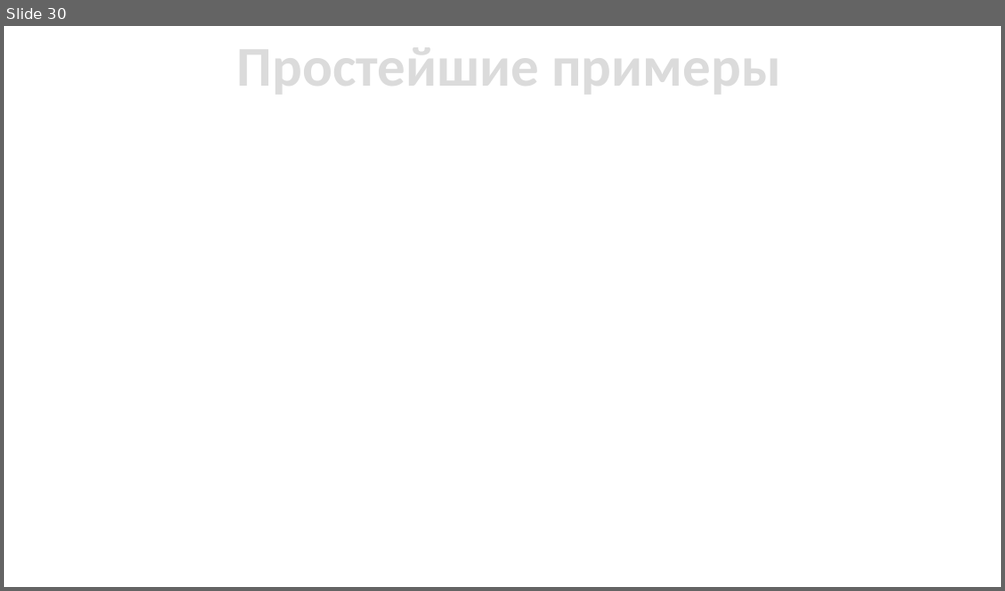
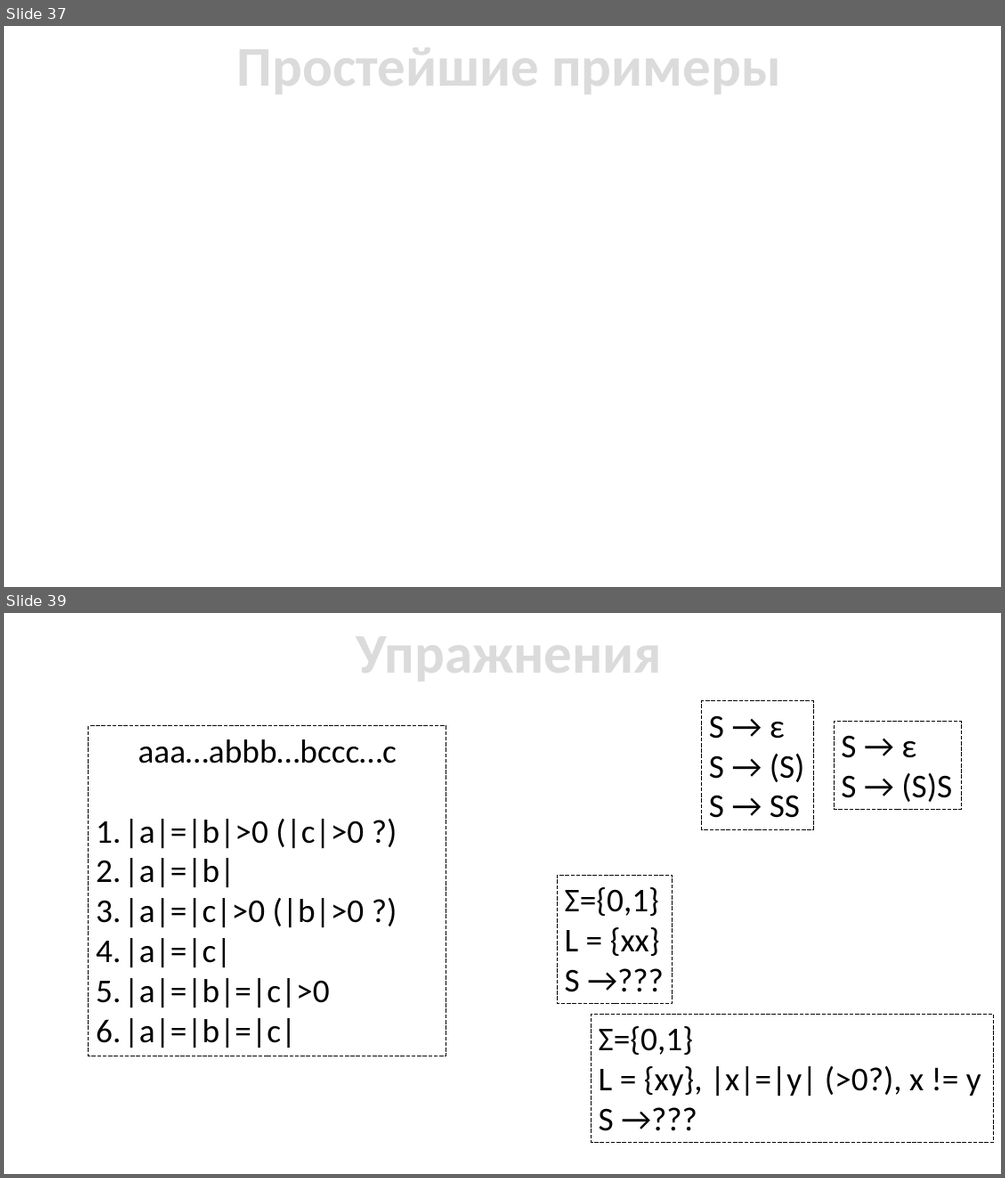
Before and after one commit to ukoloff/cfgram, a slide deck: slides/01 Intro.pptx. Shown one above the other, each under a label of ours: slide 30 before the commit, slides 37 and 39 after it; the slides between them are not shown. The pictures are 1005x591 and 1005x1178 pixels, drawn with LibreOffice and Linux fonts; fonts in the diff are those of the drawing. Boxes give left, top, right and bottom in pixels: in the first picture for what was removed or moved away, otherwise in the second. Text is boxed around its words. In the diff, an @@ line names an element or a change of style, - is before the commit and + after.

```diff
--- a/slides/01 Intro.pptx
+++ b/slides/01 Intro.pptx
@@ slide 39 added at <box>4,613,1001,1174</box>, background #FFFFFF @@
@@ text added at <box>356,619,663,688</box>, 54 pt, text pattern #A5A5A5 on #DBDBDB, bold @@
+Упражнения
@@ rectangle added at <box>702,701,814,830</box>, outline #000000 0.75 pt dashed, 32 pt, text #000000 @@
+S → ε
+S → (S)
+S → SS
@@ rectangle added at <box>89,726,446,1055</box>, outline #000000 0.75 pt dashed, 32 pt, text #000000 @@
+aaa…abbb…bccc…c
+1. |a|=|b|>0 (|c|>0 ?)
+2. |a|=|b|
+3. |a|=|c|>0 (|b|>0 ?)
+4. |a|=|c|
+5. |a|=|b|=|c|>0
+6. |a|=|b|=|c|
@@ rectangle added at <box>834,722,962,810</box>, outline #000000 0.75 pt dashed, 32 pt, text #000000 @@
+S → ε
+S → (S)S
@@ rectangle added at <box>558,875,672,1004</box>, outline #000000 0.75 pt dashed, 32 pt, text #000000 @@
+Σ={0,1}
+L = {xx}
+S →???
@@ rectangle added at <box>591,1013,994,1143</box>, outline #000000 0.75 pt dashed, 32 pt, text #000000 @@
+Σ={0,1}
+L = {xy}, |x|=|y| (>0?), x != y
+S →???
@@ what was slide 30 is now slide 37 @@
```
Also in this commit, not shown: 14 slides changed, 12 other slides added, 5 slides removed.
